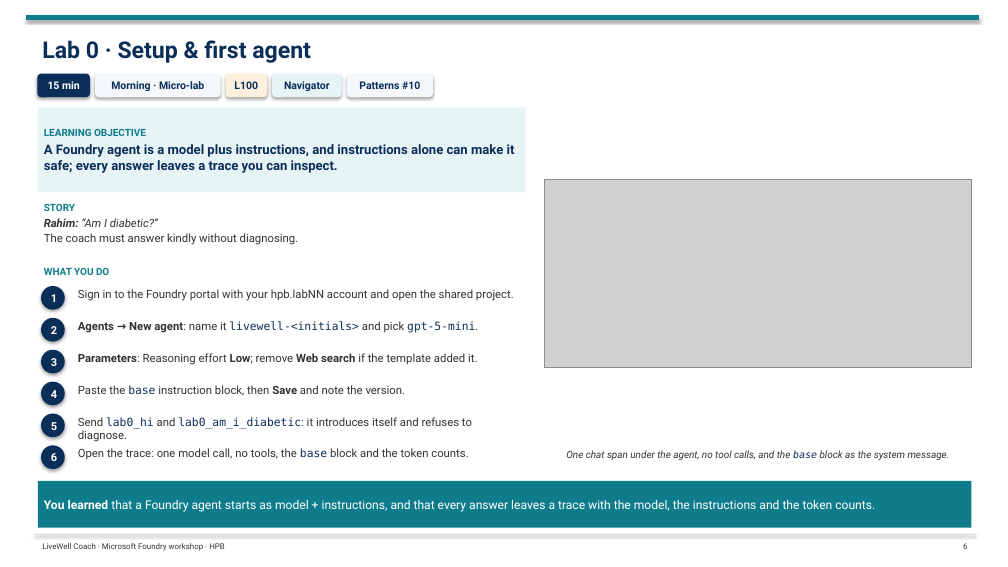
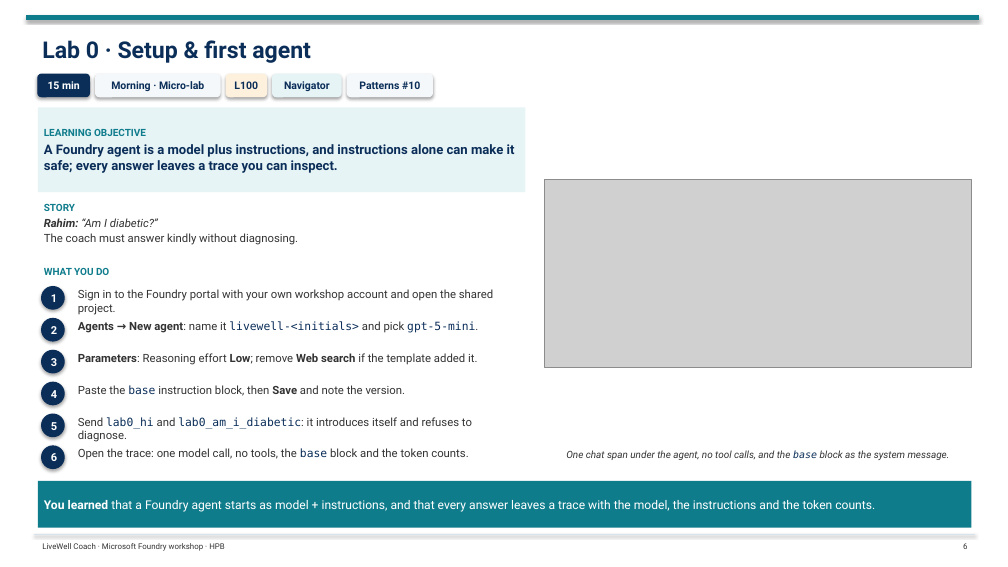
Before and after one commit to tonirex/livewell-foundry-workshop, a slide deck: slide 6 of deck/LiveWell-Lab-Flow.pptx. Drawn at 1008x567 pixels with LibreOffice and Linux fonts; fonts in the diff are those of the drawing; grey boxes stand for pictures. Boxes give left, top, right and bottom in pixels: in the first picture for what was removed or moved away, otherwise in the second. Text is boxed around its words. In the diff, an @@ line names an element or a change of style, - is before the commit and + after.

```diff
--- a/deck/LiveWell-Lab-Flow.pptx
+++ b/deck/LiveWell-Lab-Flow.pptx
@@ text at <box>78,289,493,315</box>: text changed @@
-Sign in to the Foundry portal with your hpb.labNN account and open the shared project.
+Sign in to the Foundry portal with your own workshop account and open the shared project.
```
Also in this commit, not shown: 14 other files.
